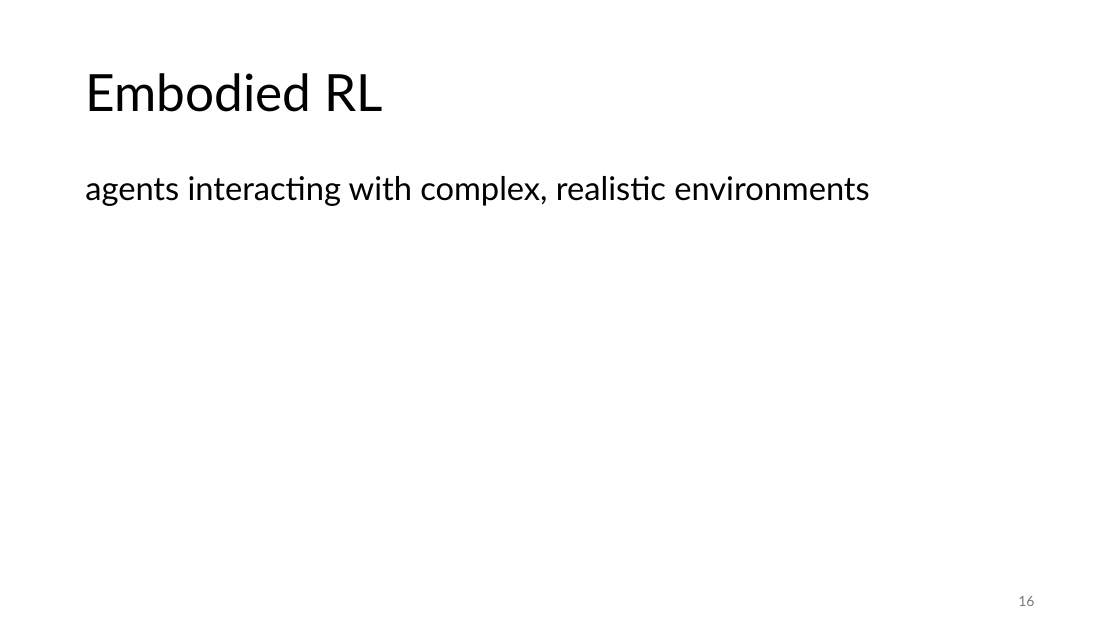
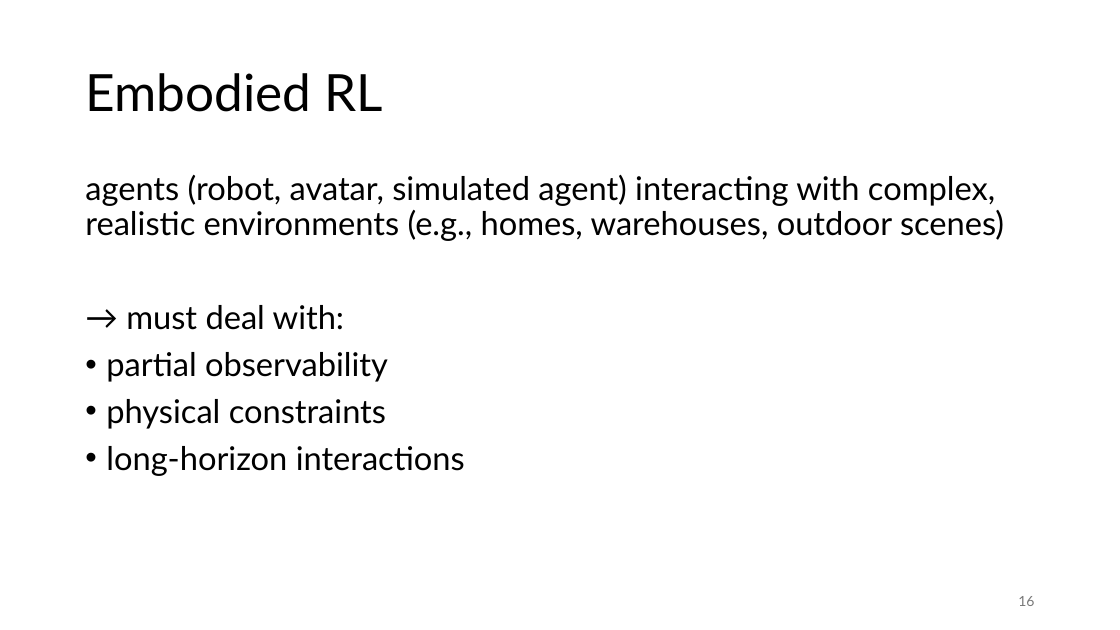
Before and after one commit to FelixWick/reinforcement_learning, a slide deck: slide 16 of slides/5_advanced.pptx. Drawn at 1120x630 pixels with LibreOffice and Linux fonts; fonts in the diff are those of the drawing. Boxes give left, top, right and bottom in pixels: in the first picture for what was removed or moved away, otherwise in the second. Text is boxed around its words. In the diff, an @@ line names an element or a change of style, - is before the commit and + after.

```diff
--- a/slides/5_advanced.pptx
+++ b/slides/5_advanced.pptx
@@ text at bbox=[85, 175, 1004, 476]: text changed @@
-agents interacting with complex, realistic environments
+agents (robot, avatar, simulated agent) interacting with complex, realistic environments (e.g., homes, warehouses, outdoor scenes)
+→ must deal with:
+• partial observability
+• physical constraints
+• long-horizon interactions
```
Also in this commit, not shown: 11 other slides changed, 1 slide removed, 1 other file.
